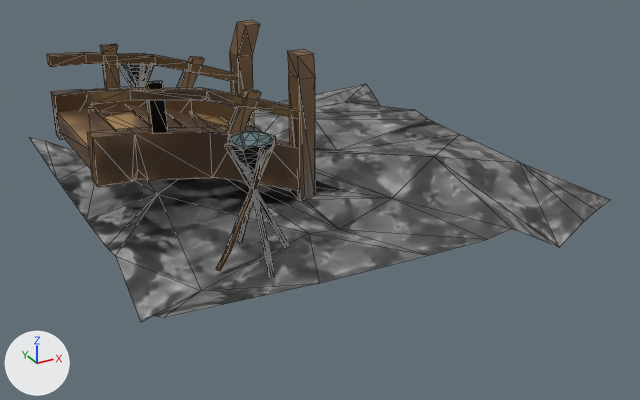
An edit to the glTF model Rogue-Robots/Assets/Models/ModularBlocks/FloorBridge1.gltf, drawn before and after from the same camera.
Camera for both pictures: a 50 mm camera at (-4.4, -8.61, 4.51) aimed at (0.13, -0.38, 0.39). Lighting does not change. The marker at lower left points along +X, +Y and +Z. Mesh edges are drawn as thin lines. Vertices at the same position are counted once.

The first picture shows 'FloorBridge1'.
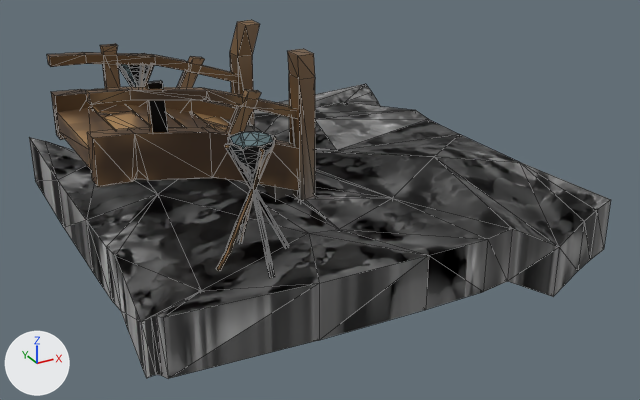
Changed parts and their boxes [x1, y1, x2, y2] in the pictures (640 x 400 px):
'FloorBridge1', reshaped (19% taller): before [29, 20, 611, 322]; after [29, 20, 611, 379]
part 1 of me_scene_006, added: after [29, 119, 611, 379]

The change, as a diff of the scene's bpy script:
```diff
--- a/Rogue-Robots/Assets/Models/ModularBlocks/FloorBridge1.gltf.py
+++ b/Rogue-Robots/Assets/Models/ModularBlocks/FloorBridge1.gltf.py
@@ me_scene_006 @@
 # used by ob_floorbridge1; location = (0.0, 0.0, 0.0)
-me_scene_006.from_pydata(...)  # 762 vertices, 1374 faces; spans x -2.52..2.5, y -2.5..2.5, z 0.31..2.27
+me_scene_006.from_pydata(...)  # 840 vertices, 1740 faces; spans x -2.52..2.5, y -2.5..2.5, z -0.29..2.27
+# me_scene_006 part 1
+# 47 new vertices lie (0.0, 0.0, -0.6) away from vertices in x -2.5..2.5, y -2.5..2.5, z 0.31..1.21
+# 31 new vertices lie (0.0, 0.0, -0.59) away from vertices in x -2.5..2.5, y -2.5..2.5, z 0.61..0.97
+# 332 new faces join them, mat_ground
+# 34 new faces join them, mat_harbour_pellars_01
 me_scene_006.materials.append(mat_ground)
```
